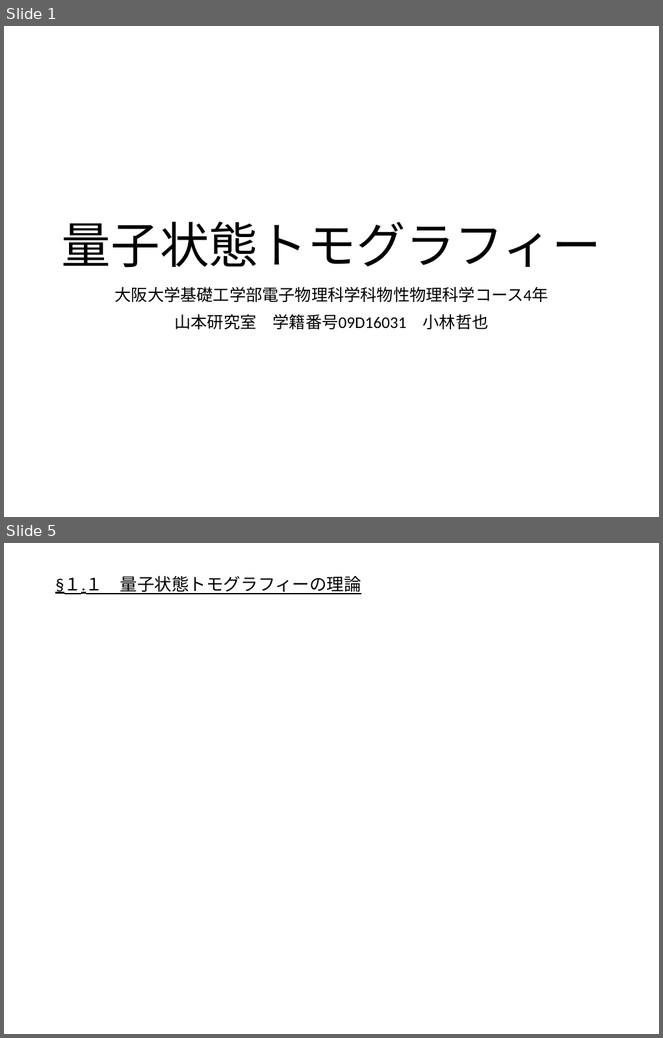
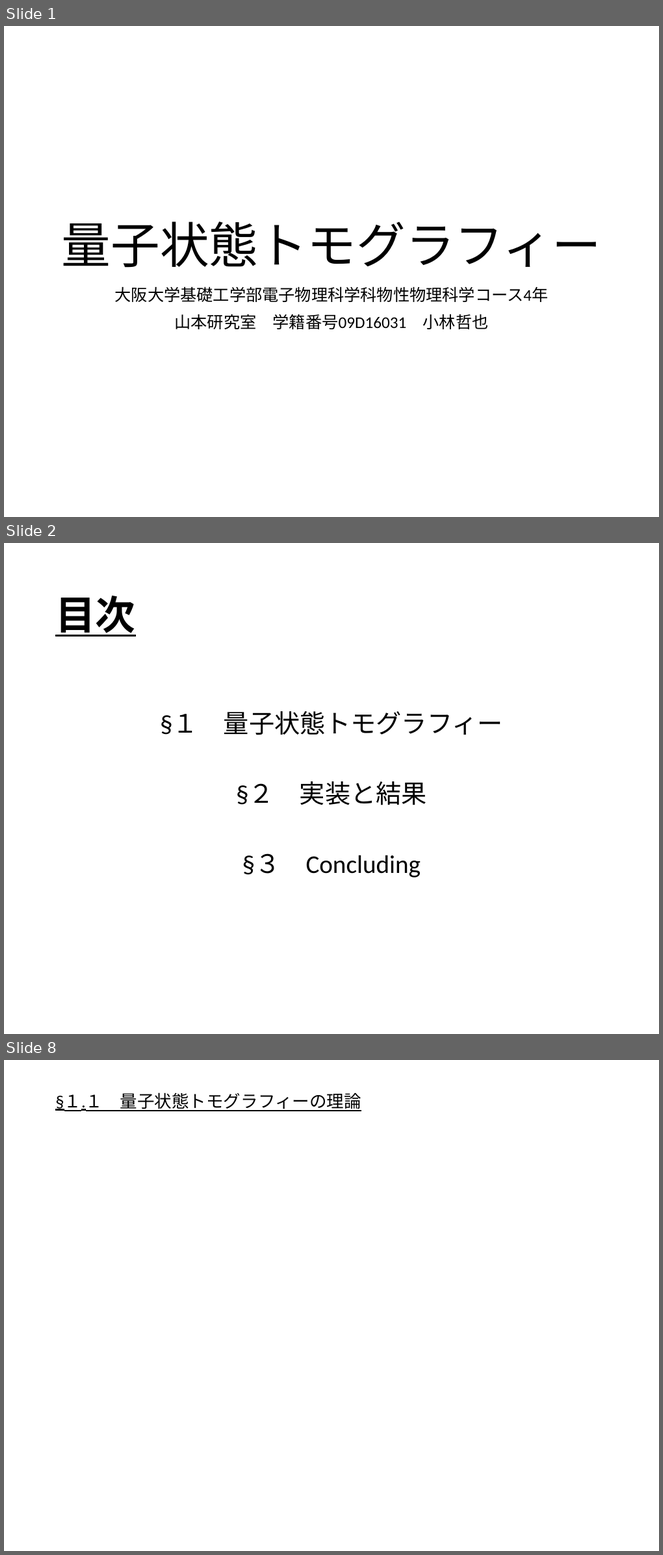
Before and after one commit to outk/graduate_thesis, a slide deck: 量子状態トモグラフィー.pptx. Shown one above the other, each under a label of ours: slides 1 and 5 before the commit, slides 1, 2 and 8 after it; the slides between them are not shown. The pictures are 663x1038 and 663x1555 pixels, drawn with LibreOffice and Linux fonts; fonts in the diff are those of the drawing; grey boxes stand for pictures. Boxes give left, top, right and bottom in pixels: in the first picture for what was removed or moved away, otherwise in the second. Text is boxed around its words. In the diff, an @@ line names an element or a change of style, - is before the commit and + after.

```diff
--- a/量子状態トモグラフィー.pptx
+++ b/量子状態トモグラフィー.pptx
@@ slide 2 added at <box>4,543,659,1034</box>, background #FFFFFF @@
@@ title added at <box>55,596,135,637</box>, 44 pt, text #000000, bold, underline @@
+目次
@@ text added at <box>160,711,503,878</box>, 28 pt, text #000000 @@
+§１ 量子状態トモグラフィー
+§２ 実装と結果
+§３ Concluding
@@ what was slide 5 is now slide 8 @@
```
Also in this commit, not shown: 12 slides changed, 6 other slides added, 2 slides removed.
